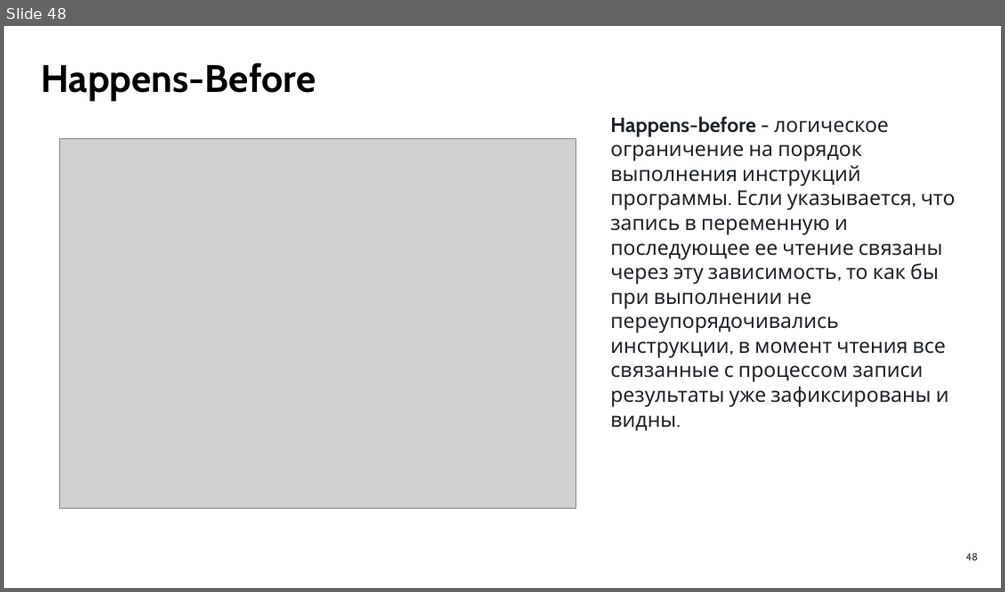
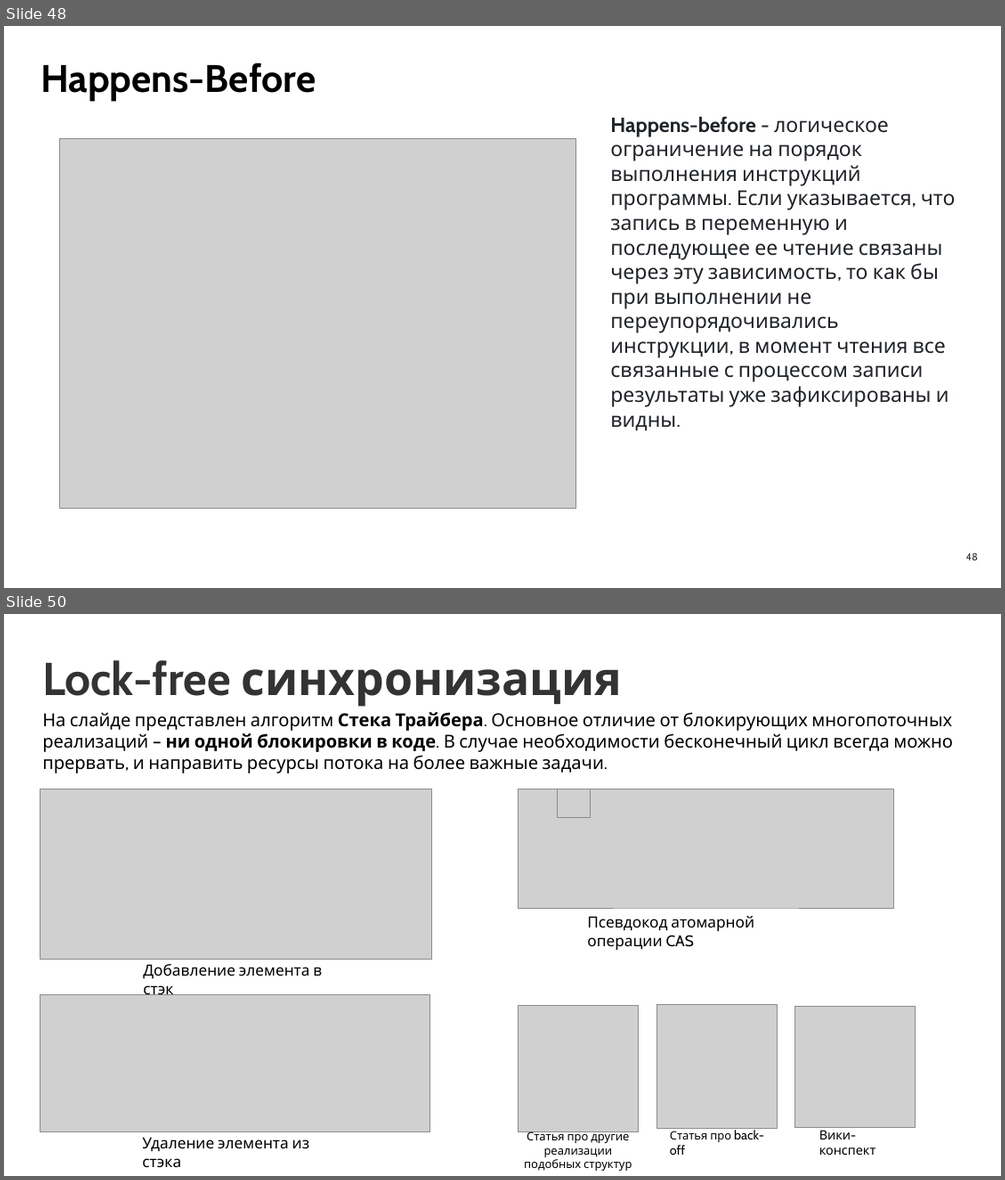
Before and after one commit to LilZaChill/market-pulse-ustinov, a slide deck: advanced/docs/seminar10/Семинар 10.pptx. Shown one above the other, each under a label of ours: slide 48 before the commit, slides 48 and 50 after it; the slides between them are not shown. The pictures are 1005x592 and 1005x1180 pixels, drawn with LibreOffice and Linux fonts; fonts in the diff are those of the drawing; grey boxes stand for pictures. Boxes give left, top, right and bottom in pixels: in the first picture for what was removed or moved away, otherwise in the second. Text is boxed around its words. In the diff, an @@ line names an element or a change of style, - is before the commit and + after.

```diff
--- a/advanced/docs/seminar10/Семинар 10.pptx
+++ b/advanced/docs/seminar10/Семинар 10.pptx
@@ slide 50 added at bbox=[4, 614, 1001, 1176], background #FFFFFF @@
@@ title added at bbox=[42, 660, 623, 707], 72 pt, text #333333, bold @@
+Lock-free синхронизация
@@ text added at bbox=[42, 712, 953, 773], 28 pt, text #000000 @@
+На слайде представлен алгоритм Стека Трайбера. Основное отличие от блокирующих многопоточных реализаций – ни одной блокировки в коде. В случае необходимости бесконечный цикл всегда можно прервать, и направить ресурсы потока на более важные задачи.
@@ picture added at bbox=[40, 789, 432, 958] @@
@@ picture added at bbox=[518, 789, 894, 908] @@
@@ picture added at bbox=[557, 789, 591, 817] @@
@@ text added at bbox=[587, 916, 754, 950], 24 pt, text #000000 @@
+Псевдокод атомарной операции CAS
@@ text added at bbox=[143, 964, 322, 995], 24 pt, text #000000 @@
+Добавление элемента в стэк
@@ picture added at bbox=[40, 995, 430, 1131] @@
@@ picture added at bbox=[518, 1006, 638, 1131] @@
@@ picture added at bbox=[656, 1005, 777, 1128] @@
@@ picture added at bbox=[795, 1006, 915, 1128] @@
@@ text added at bbox=[142, 1136, 310, 1167], 24 pt, text #000000 @@
+Удаление элемента из стэка
@@ text added at bbox=[524, 1129, 631, 1170], 18 pt, text #000000 @@
+Статья про другие реализации подобных структур данных
@@ text added at bbox=[670, 1128, 764, 1154], 18 pt, text #000000 @@
+Статья про back-off
@@ text added at bbox=[819, 1129, 876, 1154], 20 pt, text #000000 @@
+Вики-конспект
```
Also in this commit, not shown: 11 slides changed, 3 other slides added, 4 slides removed.
